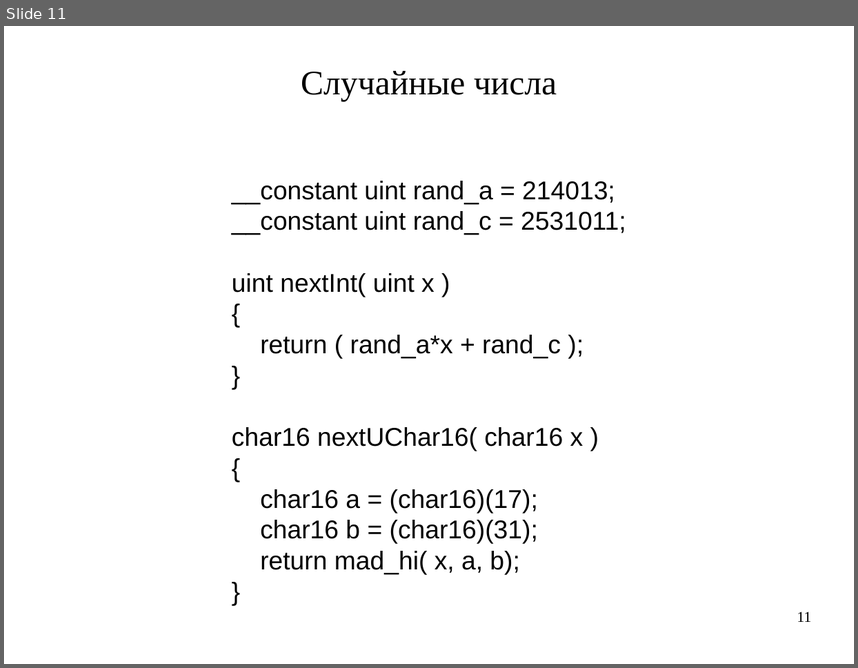
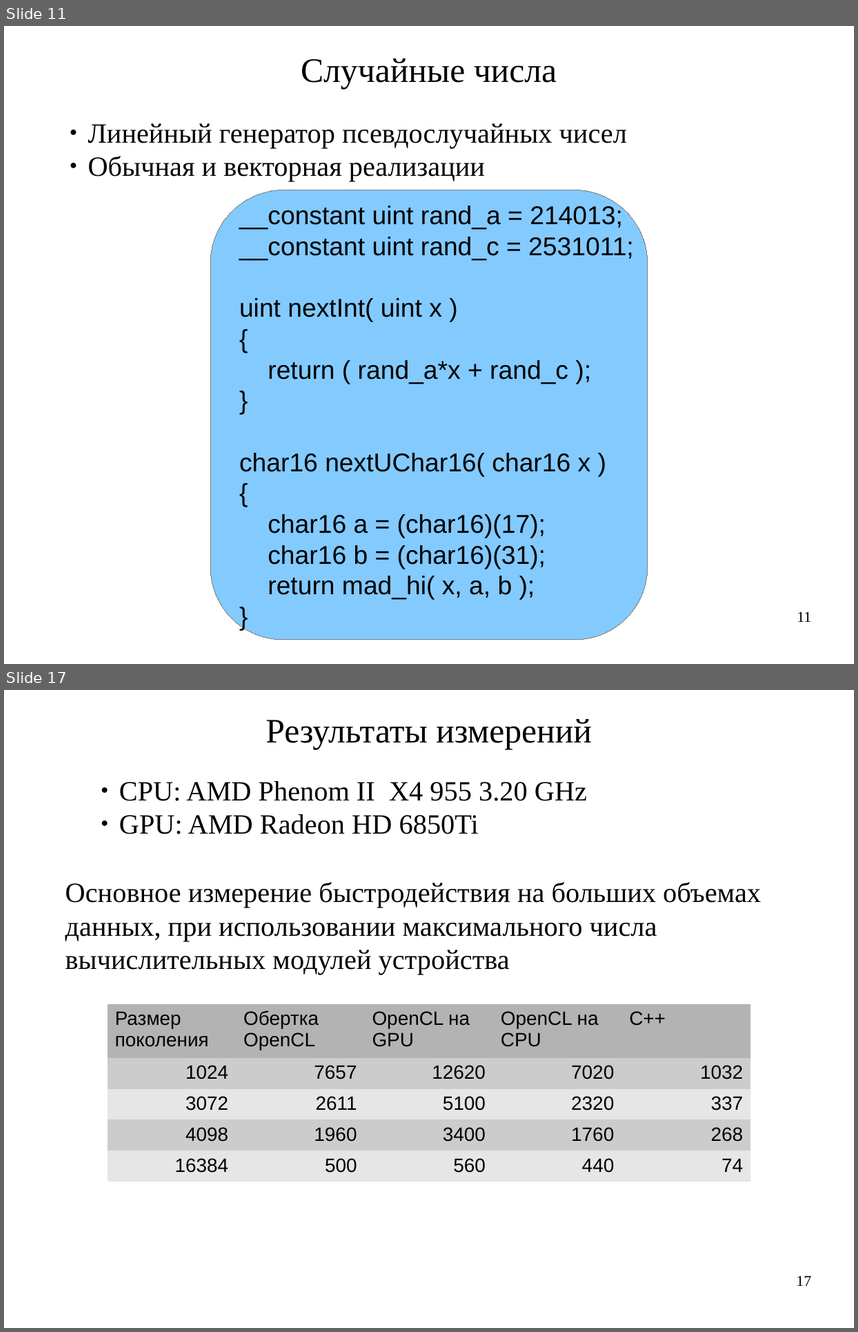
Before and after one commit to artem-bochkarev/master-work, a slide deck: Presentation.odp. Shown one above the other, each under a label of ours: slide 11 before the commit, slides 11 and 17 after it; the slides between them are not shown. The pictures are 858x668 and 858x1332 pixels, drawn with LibreOffice and Linux fonts; fonts in the diff are those of the drawing. Boxes give left, top, right and bottom in pixels: in the first picture for what was removed or moved away, otherwise in the second. Text is boxed around its words. In the diff, an @@ line names an element or a change of style, - is before the commit and + after.

```diff
--- a/Presentation.odp
+++ b/Presentation.odp
@@ slide 17 added at (x1=4, y1=690, x2=854, y2=1328), background #FFFFFF @@
@@ text added at (x1=266, y1=719, x2=592, y2=750), 32 pt, text #000000 @@
+Результаты измерений
@@ text added at (x1=119, y1=781, x2=587, y2=834), 26 pt, text #000000 @@
+● CPU: AMD Phenom II X4 955 3.20 GHz
+● GPU: AMD Radeon HD 6850Ti
@@ text added at (x1=65, y1=882, x2=761, y2=974), 26 pt, text #000000 @@
+Основное измерение быстродействия на больших объемах
+данных, при использовании максимального числа
+вычислительных модулей устройства
@@ table added at (x1=107, y1=1004, x2=751, y2=1175), 5 rows, 5 columns @@
+Размер поколения | Обертка OpenCL | OpenCL на GPU | OpenCL на СPU | C++
+1024 | 7657 | 12620 | 7020 | 1032
+3072 | 2611 | 5100 | 2320 | 337
+4098 | 1960 | 3400 | 1760 | 268
+16384 | 500 | 560 | 440 | 74
@@ page number added at (x1=796, y1=1275, x2=811, y2=1285), 14 pt, text #000000 @@
+17
@@ slide 11 changed as well @@
@@ text "Случайные числа" moved from (x1=301, y1=71, x2=557, y2=101) to (x1=301, y1=58, x2=557, y2=89) @@
@@ text added at (x1=88, y1=123, x2=627, y2=182), 26 pt, text #000000 @@
+● Линейный генератор псевдослучайных чисел
+● Обычная и векторная реализации
@@ freeform shape added at (x1=211, y1=190, x2=648, y2=640), fill #83CAFF, outline #808080 0 pt, 24 pt, text #000000 @@
+__constant uint rand_a = 214013;
+__constant uint rand_c = 2531011;
+uint nextInt( uint x )
+{
+return ( rand_a*x + rand_c );
+}
+char16 nextUChar16( char16 x )
+{
+char16 a = (char16)(17);
+char16 b = (char16)(31);
+return mad_hi( x, a, b );
+}
@@ text removed at (x1=232, y1=181, x2=626, y2=575) @@
-__constant uint rand_a = 214013;
-__constant uint rand_c = 2531011;
-uint nextInt( uint x )
-{
-return ( rand_a*x + rand_c );
-}
-char16 nextUChar16( char16 x )
-{
-char16 a = (char16)(17);
-char16 b = (char16)(31);
-return mad_hi( x, a, b);
-}
```
Also in this commit, not shown: 8 other slides changed, 9 other slides added, 3 slides removed, 21 other files.
